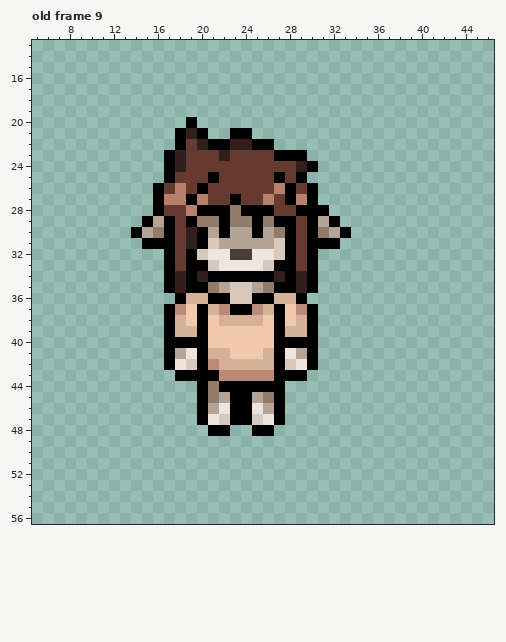
File history of a pixel-art file, art/OV/Mira/axeupdown.aseprite. Above is the file before it was changed.
48x64 pixels, 11 frames. Shown: old frame 9: x 5..46, y 13..56. The commit also changed other frames, which this record leaves out.
The result:
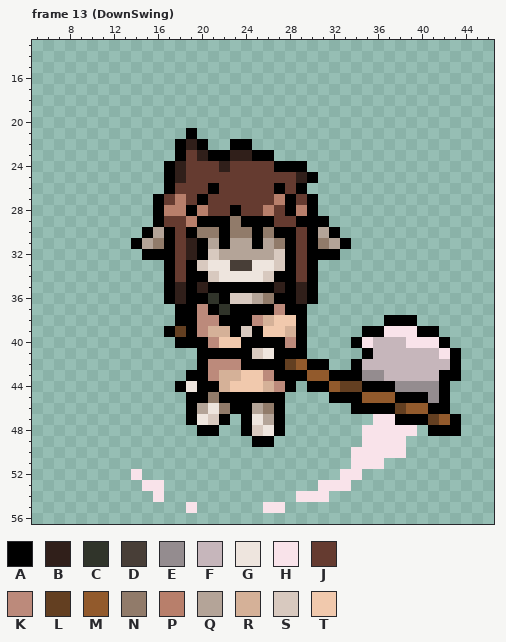
Palette (. is transparent): A #000000  B #301f1a  C #30342a  D #483e37  E #948c8f  F #c6b6bb  G #eee5de  H #f9e3ea  J #653b30  K #bc8a7b  L #633f21  M #925a2c  N #917b6a  P #b87f6b  Q #b4a498  R #d5b198  S #d8c9bf  T #f1c9ad
A new or re-ordered frame is compared with the old frame closest to it.
What changed:
frames 11 -> 14
--- frame 13 (DownSwing) is new; against old frame 9, layers "Layer 1", "Layer 2"
@@ x 5..46 @@
 19 ..........................................
-20 ..............A...........................
-21 .............ABA..AA......................
-22 .............AJBAABBAA....................
-23 ............ABJJJBJJJJAAA.................
-24 ............ABJJJJJJJJJJBA................
-25 ............AJJJAJJJJJAJA.................
-26 ...........AJPJAJJJJJJPAJA................
-27 ...........APPAPJJAJJPJAPA................
-28 ...........AJJPAAANAAAJJAAA...............
-29 ..........AQAJANNANNANAAJAQA..............
-30 .........AQNAJBAQAQQAQNAJANQA.............
-31 ..........AAAJBASQQQQQSAJAAA..............
-32 ............AJASGGDDGGSAJA................
-33 ............AJAASGGGGSAAJA................
-34 ............ABABAAAAAABABA................
-35 ............ABAANQSSQNAABA................
-36 .............ARRAASSAARRA.................
-37 ............AKTARKAAKRATKA................
-38 ............ARTATRRRRTATRA................
-39 ............ARRATTTTTTARRA................
-40 ............AAAATTTTTTAAAA................
-41 ............AQGARRTTTRAGQA................
-42 ............AGSAKRRRRRASGA................
-43 .............AAAAKKKKKAAA.................
-44 ...............ANAAAAAA...................
-45 ...............ANQAAQNA...................
-46 ...............AQGAAGQA...................
-47 ...............AGSAASGA...................
-48 ................AA..AA....................
-49 ..........................................
-50 ..........................................
-51 ..........................................
-52 ..........................................
-53 ..........................................
-54 ..........................................
-55 ..........................................
+20 ..........................................
+21 ..............A...........................
+22 .............ABA..AA......................
+23 .............AJBAABBAA....................
+24 ............ABJJJBJJJJAAA.................
+25 ............ABJJJJJJJJJJBA................
+26 ............AJJJAJJJJJAJA.................
+27 ...........AJPJAJJJJJJPAJA................
+28 ...........APPAPJJAJJPJAPA................
+29 ...........AJJPAAANAAAJJAAA...............
+30 ..........AQAJANNANNANAAJAQA..............
+31 .........AQNAJBAQAQQAQNAJANQA.............
+32 ..........AAAJBASQQQQQSAJAAA..............
+33 ............AJASGGDDGGSAJA................
+34 ............AJAASGGGGSAAJA................
+35 ............ABABAAAAAABABA................
+36 ............ABAACASSQNAABA................
+37 .............AAKACAAAAKAA.................
+38 .............AAKKAAAKRTTA.......AAA.......
+39 ............ALAKRRASATTRA.....AAHHHAA.....
+40 .............AAAKTTAAAAKA....AHFFFHHHA....
+41 ...............AAAAASGAAA.....AFFFFFFHA...
+42 ...............AKKKAAAALMAA..AFFFFFFFFA...
+43 ..............AAKRRTTKAAAMMAAAEEFFFFFAA...
+44 .............AGAARTTTRKA.AAMLLAAAEEEEA....
+45 ..............AANAAAAAA....AAAMMMAAAEA....
+46 ..............AQGNAAQNA......AAAALMMAA....
+47 ..............AGSA.AGQA........HHAAALMA...
+48 ...............AA..ASGA.......HHHHH.AAA...
+49 ....................AA........HHHH........
+50 .............................HHHHH........
+51 .............................HHH..........
+52 .........H..................HH............
+53 ..........HH..............HHH.............
+54 ...........H............HHH...............
+55 ..............H......HH...................
 56 ..........................................
Changed places in both pictures, as pixel boxes (x1, y1, x2, y2):
changed: (131, 117, 461, 513)
